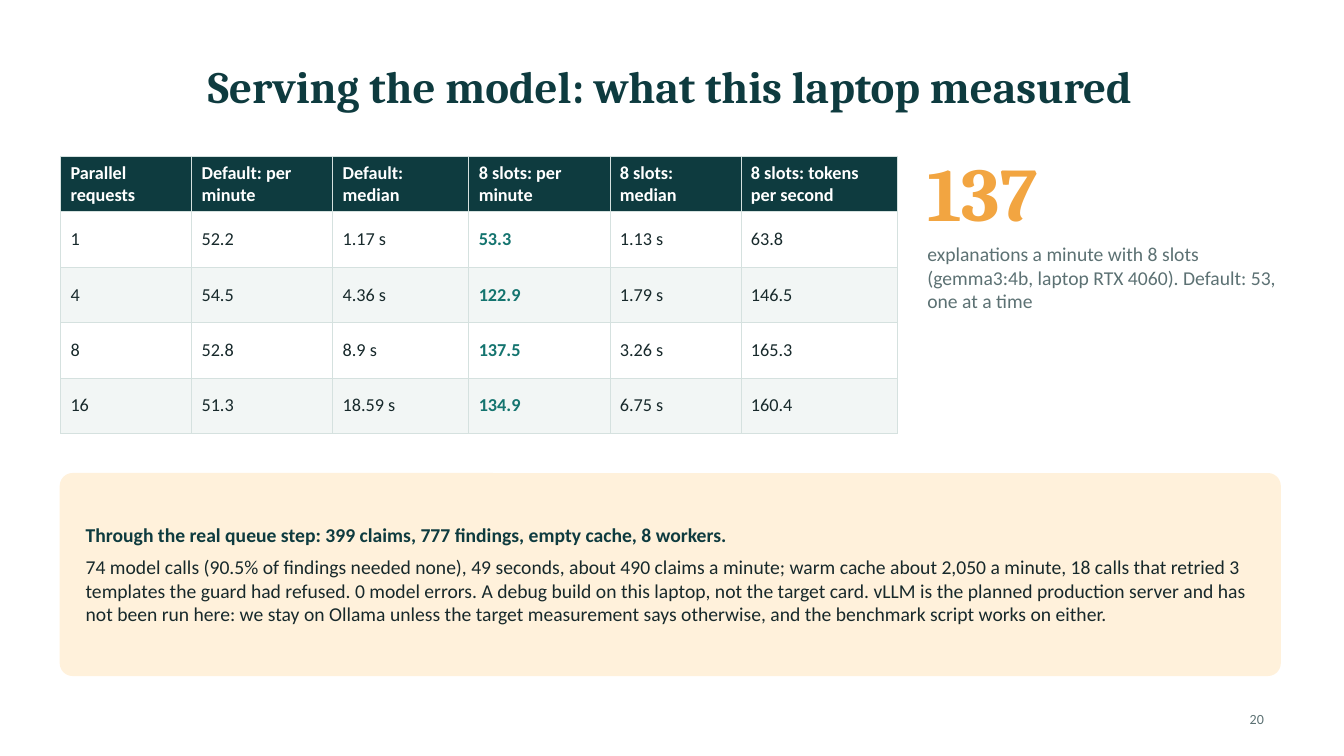
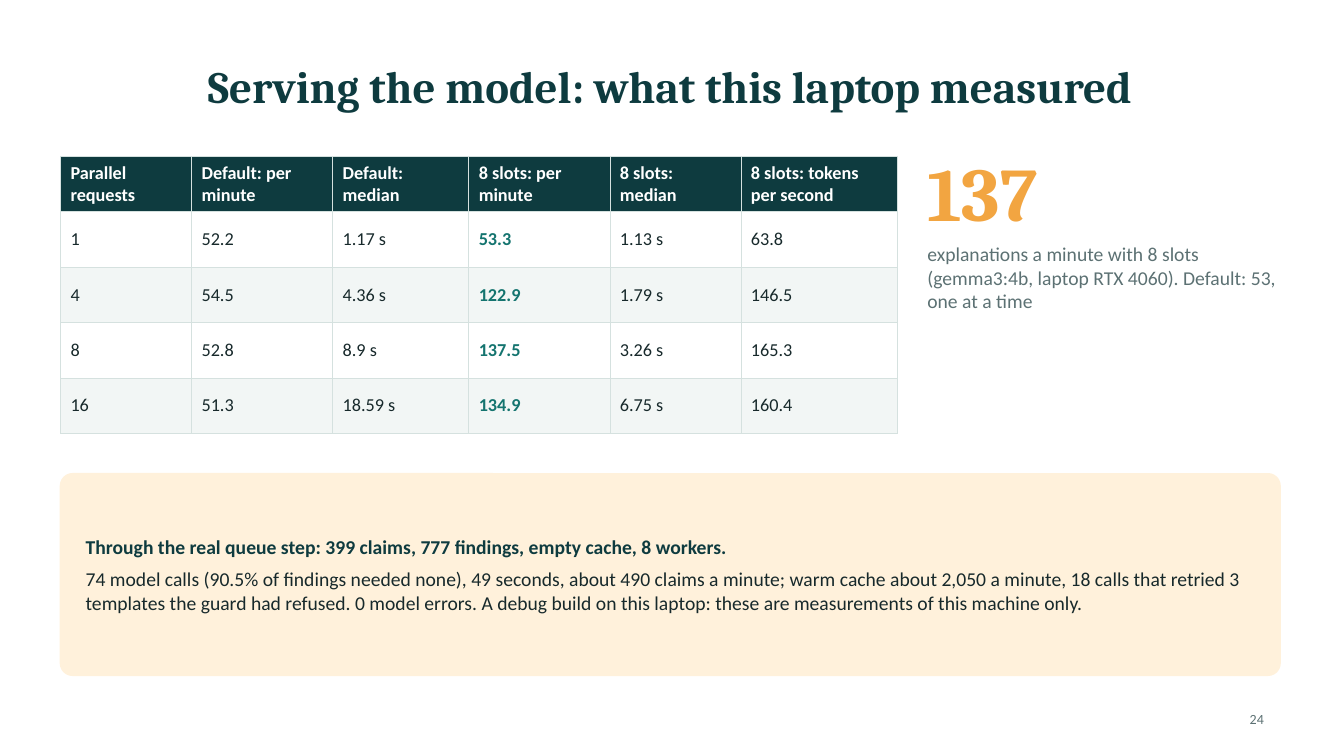
Before and after one commit to PublisherX02/Claim_Guard, a slide deck: slide 24 of docs/presentation/ClaimGuard_Mentor_Session.pptx (slide 20 before the commit). Drawn at 1344x756 pixels with LibreOffice and Linux fonts; fonts in the diff are those of the drawing. Boxes give left, top, right and bottom in pixels: in the first picture for what was removed or moved away, otherwise in the second. Text is boxed around its words. In the diff, an @@ line names an element or a change of style, - is before the commit and + after.

```diff
--- a/docs/presentation/ClaimGuard_Mentor_Session.pptx
+++ b/docs/presentation/ClaimGuard_Mentor_Session.pptx
@@ text at [86,572,1239,614]: text changed @@
-74 model calls (90.5% of findings needed none), 49 seconds, about 490 claims a minute; warm cache about 2,050 a minute, 18 calls that retried 3 templates the guard had refused. 0 model errors. A debug build on this laptop, not the target card. vLLM is the planned production server and has not been run here: we stay on Ollama unless the target measurement says otherwise, and the benchmark script works on either.
+74 model calls (90.5% of findings needed none), 49 seconds, about 490 claims a minute; warm cache about 2,050 a minute, 18 calls that retried 3 templates the guard had refused. 0 model errors. A debug build on this laptop: these are measurements of this machine only.
@@ page number at [1250,715,1264,724]: text changed @@
-20
+24
```
Also in this commit, not shown: 5 other slides changed, 6 slides added, 1 slide removed, 2 other files.
